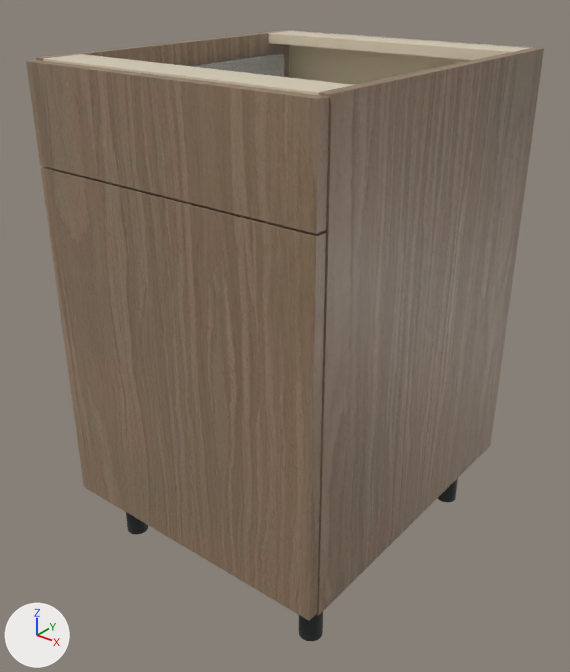
Before and after pictures for a commit that changed the glTF model storefront/public/cabinet-inventory/models/oppein-ply-mnw-b21.glb.
One viewpoint serves both versions: a 50 mm lens placed at (1.05, -1.314, 1.015), pointed at (0.262, -0.329, 0.404). Arrows for +X, +Y and +Z are at lower left; the lights stay in place. The picture after the commit comes second. Where no turn or scale is listed for an object, it has been applied to the vertices.

Objects in the first picture: 'Cabinet back', 'Cabinet side', 'Cabinet side.001', 'Door', 'Drawer front', 'Drawer side', 'Top support rail', 'Top support rail.001' and 3 more.
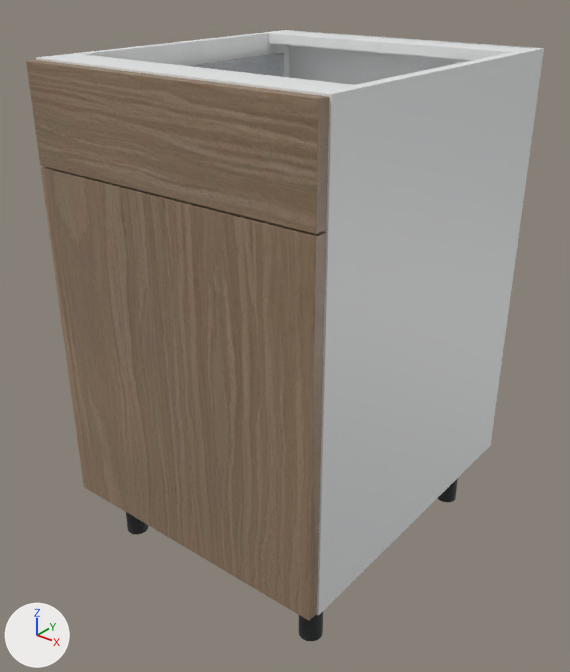
Location of each change, (x1, y1, x2, y2) in pixels of the pictures (570 x 672 px):
'Cabinet side.001', recoloured (brown to white): (317, 48, 544, 615) in both
'Cabinet back', recoloured (beige to white): (289, 31, 533, 85) in both
'Cabinet side', recoloured (brown to white): (36, 30, 291, 77) in both
'Top support rail', recoloured: (268, 31, 529, 60) in both
'Top support rail.001', recoloured (beige to white): (44, 54, 352, 95) in both

What changed in the scene script:
```text
Add mat_white_cabinet_carcass:
    mat_white_cabinet_carcass = principled_material('White cabinet carcass')
    mat_white_cabinet_carcass.base_color = (0.82, 0.83, 0.835)  # white #eaebec
    mat_white_cabinet_carcass.roughness = 0.48
Change me_cube_002:
    where me_cube_002.from_pydata(...)  # 56 vertices, 108 faces; spans x -0.249..0.249, y -0.006..0.006, z -0.381..0.381
    remove me_cube_002.materials.append(mat_cabinet_interior___visual_interpretation)  # beige #daceb6
    add me_cube_002.materials.append(mat_white_cabinet_carcass)  # white #eaebec
Change me_cube:
    where me_cube.from_pydata(...)  # 56 vertices, 108 faces; spans x -0.009..0.009, y -0.293..0.293, z -0.381..0.381
    remove me_cube.materials.append(mat_supplier_finish___natural_wood)  # picture img_oak
    add me_cube.materials.append(mat_white_cabinet_carcass)  # white #eaebec
Change me_cube_001:
    where me_cube_001.from_pydata(...)  # 56 vertices, 108 faces; spans x -0.009..0.009, y -0.293..0.293, z -0.381..0.381
    remove me_cube_001.materials.append(mat_supplier_finish___natural_wood)  # picture img_oak
    add me_cube_001.materials.append(mat_white_cabinet_carcass)  # white #eaebec
Change me_cube_004:
    where me_cube_004.from_pydata(...)  # 56 vertices, 108 faces; spans x -0.249..0.249, y -0.035..0.035, z -0.009..0.009
    remove me_cube_004.materials.append(mat_cabinet_interior___visual_interpretation)  # beige #daceb6
    add me_cube_004.materials.append(mat_white_cabinet_carcass)  # white #eaebec
Change me_cube_005:
    where me_cube_005.from_pydata(...)  # 56 vertices, 108 faces; spans x -0.249..0.249, y -0.035..0.035, z -0.009..0.009
    remove me_cube_005.materials.append(mat_cabinet_interior___visual_interpretation)  # beige #daceb6
    add me_cube_005.materials.append(mat_white_cabinet_carcass)  # white #eaebec
```
